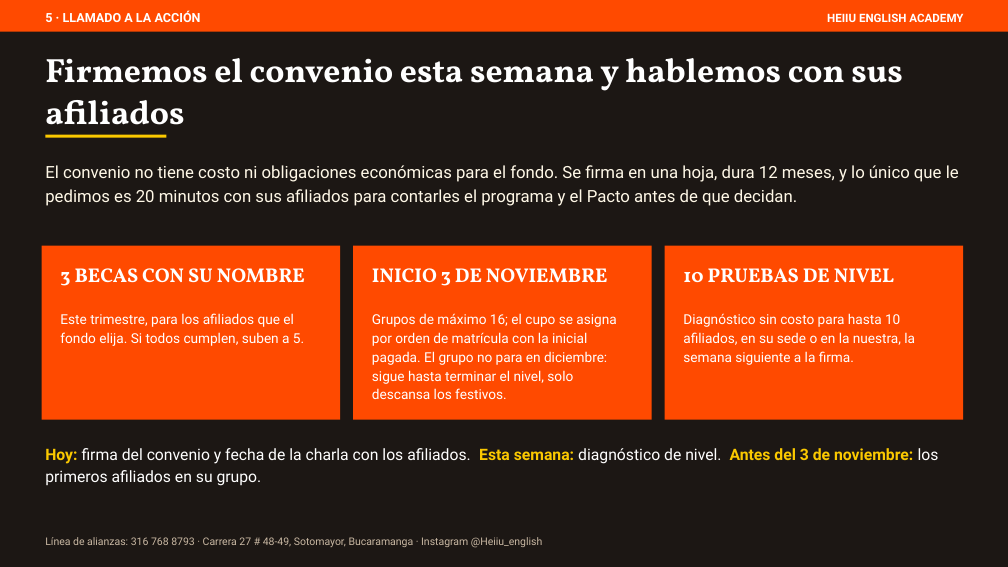
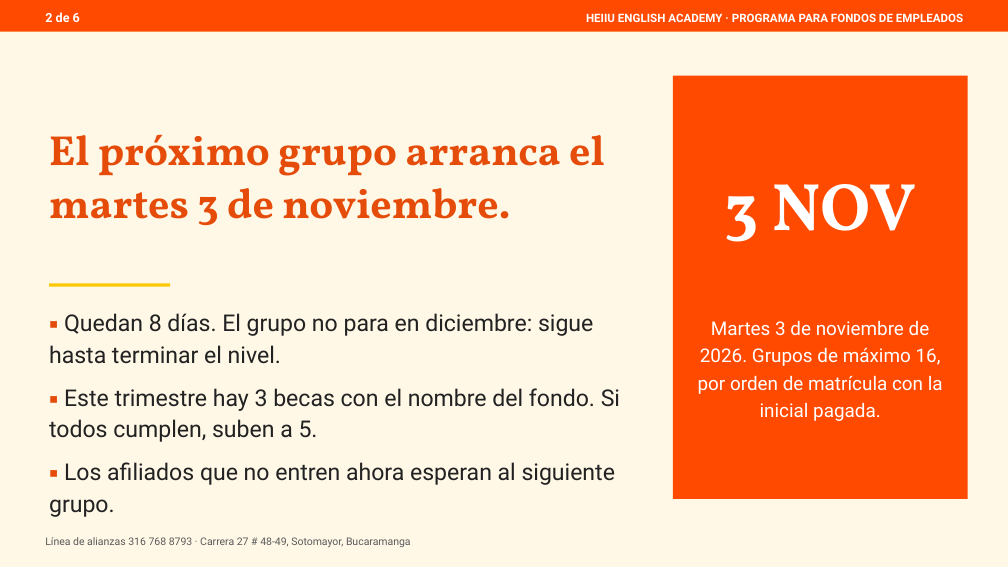
Before and after one commit to gomezrdiana/Plan-academico, a slide deck: slide 2 of recursos/comercial/B2B/PRESENTACION_FONDOS_EMPLEADOS_HEIIU.pptx (slide 6 before the commit). Drawn at 1008x567 pixels with LibreOffice and Linux fonts; fonts in the diff are those of the drawing. Boxes give left, top, right and bottom in pixels: in the first picture for what was removed or moved away, otherwise in the second. Text is boxed around its words. In the diff, an @@ line names an element or a change of style, - is before the commit and + after.

```diff
--- a/recursos/comercial/B2B/PRESENTACION_FONDOS_EMPLEADOS_HEIIU.pptx
+++ b/recursos/comercial/B2B/PRESENTACION_FONDOS_EMPLEADOS_HEIIU.pptx
@@ rectangle at box(0, 0, 1008, 567): fill #1C1714 to #FFF8E7 @@
@@ text at box(45, 12, 80, 22): text changed @@
-5 · LLAMADO A LA ACCIÓN
+2 de 6
@@ text at box(586, 13, 963, 22): text changed @@
-HEIIU ENGLISH ACADEMY
+HEIIU ENGLISH ACADEMY · PROGRAMA PARA FONDOS DE EMPLEADOS
@@ rectangle: place and size @@
-rectangle at box(42, 246, 340, 420)
+rectangle at box(673, 76, 968, 499)
@@ text "3 NOV" at box(724, 184, 916, 242): vertical alignment top to middle @@
@@ text at box(49, 134, 605, 225): text changed; size 32 to 40 pt; text colour #FFFFFF to #E54C09 @@
-Firmemos el convenio esta semana y hablemos con sus afiliados
+El próximo grupo arranca el martes 3 de noviembre.
@@ text at box(724, 184, 916, 242): text changed; size 19 to 64 pt @@
-3 BECAS CON SU NOMBRE
+3 NOV
@@ rectangle removed at box(353, 246, 652, 420) @@
@@ text removed at box(372, 268, 608, 286) @@
-INICIO 3 DE NOVIEMBRE
@@ rectangle removed at box(665, 246, 963, 420) @@
@@ text removed at box(683, 268, 894, 283) @@
-10 PRUEBAS DE NIVEL
@@ rectangle: place and size @@
-rectangle at box(45, 135, 166, 138)
+rectangle at box(49, 284, 170, 287)
@@ text at box(49, 313, 620, 517): text changed; size 16 to 22 pt; text colour #FFF8E7 to #222222 @@
-El convenio no tiene costo ni obligaciones económicas para el fondo. Se firma en una hoja, dura 12 meses, y lo único que le pedimos es 20 minutos con sus afiliados para contarles el programa y el Pacto antes de que decidan.
+▪ Quedan 8 días. El grupo no para en diciembre: sigue hasta terminar el nivel.
+▪ Este trimestre hay 3 becas con el nombre del fondo. Si todos cumplen, suben a 5.
+▪ Los afiliados que no entren ahora esperan al siguiente grupo.
@@ text removed at box(60, 313, 304, 346) @@
-Este trimestre, para los afiliados que el fondo elija. Si todos cumplen, suben a 5.
@@ text removed at box(372, 313, 616, 399) @@
-Grupos de máximo 16; el cupo se asigna por orden de matrícula con la inicial pagada. El grupo no para en diciembre: sigue hasta terminar el nivel, solo descansa los festivos.
@@ text removed at box(683, 313, 915, 365) @@
-Diagnóstico sin costo para hasta 10 afiliados, en su sede o en la nuestra, la semana siguiente a la firma.
@@ text added at box(698, 320, 943, 421), 18 pt, text #FFFFFF @@
+Martes 3 de noviembre de 2026. Grupos de máximo 16, por orden de matrícula con la inicial pagada.
@@ text removed at box(45, 448, 939, 486) @@
-Hoy: firma del convenio y fecha de la charla con los afiliados. Esta semana: diagnóstico de nivel. Antes del 3 de noviembre: los primeros afiliados en su grupo.
@@ text at box(45, 537, 411, 547): text changed; text colour #C9B8A3 to #5A5A5A @@
-Línea de alianzas: 316 768 8793 · Carrera 27 # 48-49, Sotomayor, Bucaramanga · Instagram @Heiiu_english
+Línea de alianzas 316 768 8793 · Carrera 27 # 48-49, Sotomayor, Bucaramanga
```
Also in this commit, not shown: 1 other slide changed, 4 slides added, 5 slides removed, 6 other files.
